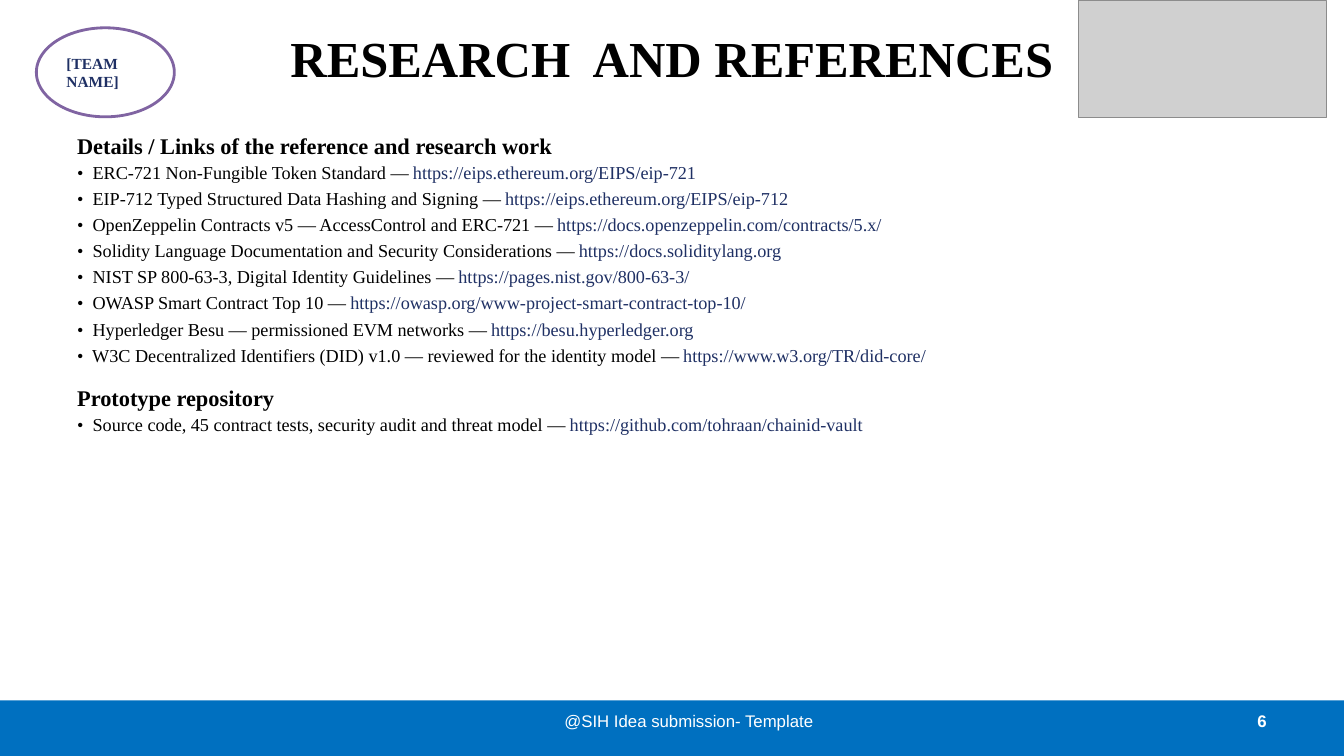
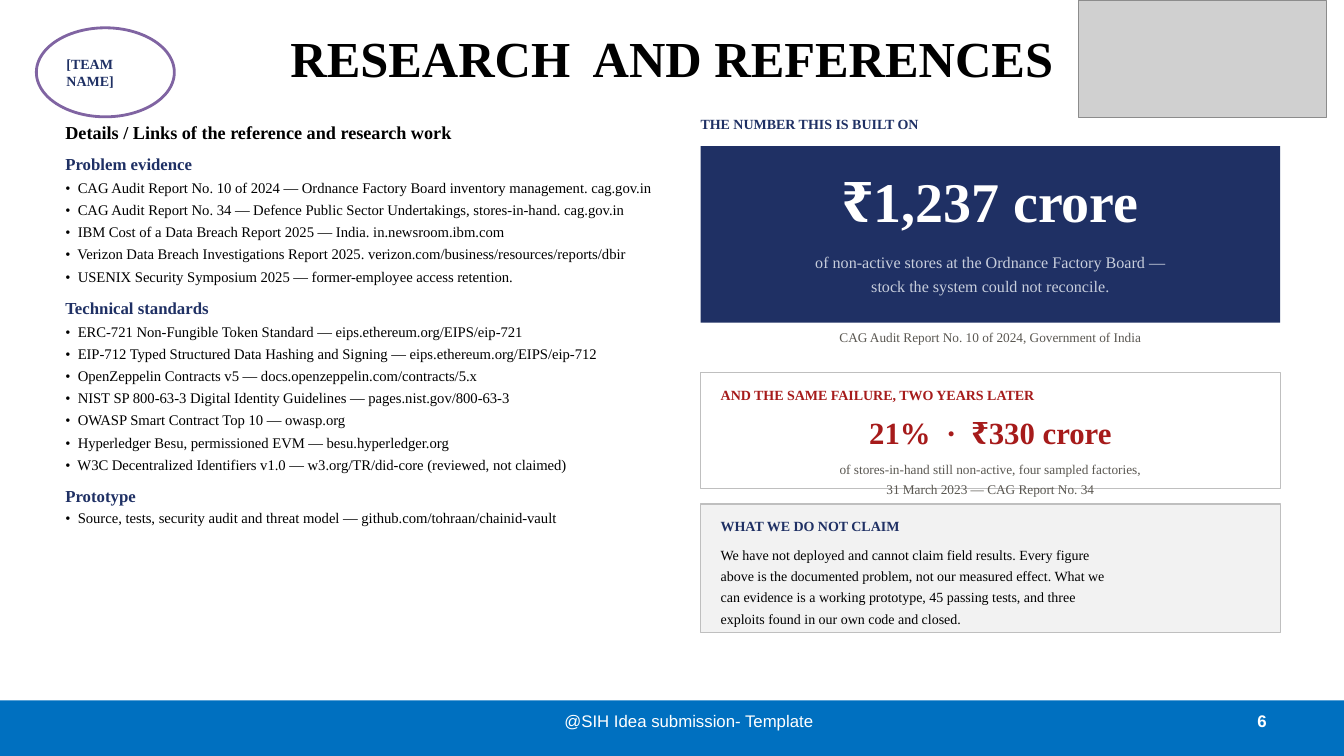
Before and after one commit to tohraan/chainid-vault, a slide deck: slide 6 of docs/SIH2026_ChainIDVault_IdeaPPT.pptx. Drawn at 1344x756 pixels with LibreOffice and Linux fonts; fonts in the diff are those of the drawing; grey boxes stand for pictures. Boxes give left, top, right and bottom in pixels: in the first picture for what was removed or moved away, otherwise in the second. Text is boxed around its words. In the diff, an @@ line names an element or a change of style, - is before the commit and + after.

```diff
--- a/docs/SIH2026_ChainIDVault_IdeaPPT.pptx
+++ b/docs/SIH2026_ChainIDVault_IdeaPPT.pptx
@@ ellipse "[TEAM NAME]" at bbox=[36, 28, 174, 117]: size 11 to 10 pt @@
@@ text "Details / Links of the ...": place and size @@
-text "Details / Links of the ..." at bbox=[77, 138, 926, 435]
+text "Details / Links of the ..." at bbox=[65, 126, 651, 526]
@@ text added at bbox=[701, 119, 919, 129], 10 pt, text #1F3064, bold @@
+THE NUMBER THIS IS BUILT ON
@@ text at bbox=[65, 126, 451, 139]: size 16 to 13 pt in "Details / Links of the reference and ..." @@
@@ rectangle added at bbox=[701, 146, 1280, 323], fill #1F3064 @@
@@ text at bbox=[65, 158, 651, 526]: text changed; size 13 to 10.5 pt @@
-• ERC-721 Non-Fungible Token Standard — https://eips.ethereum.org/EIPS/eip-721
-• EIP-712 Typed Structured Data Hashing and Signing — https://eips.ethereum.org/EIPS/eip-712
-• OpenZeppelin Contracts v5 — AccessControl and ERC-721 — https://docs.openzeppelin.com/contracts/5.x/
-• Solidity Language Documentation and Security Considerations — https://docs.soliditylang.org
-• NIST SP 800-63-3, Digital Identity Guidelines — https://pages.nist.gov/800-63-3/
-• OWASP Smart Contract Top 10 — https://owasp.org/www-project-smart-contract-top-10/
-• Hyperledger Besu — permissioned EVM networks — https://besu.hyperledger.org
-• W3C Decentralized Identifiers (DID) v1.0 — reviewed for the identity model — https://www.w3.org/TR/did-core/
-Prototype repository
-• Source code, 45 contract tests, security audit and threat model — https://github.com/tohraan/chainid-vault
+Problem evidence
+• CAG Audit Report No. 10 of 2024 — Ordnance Factory Board inventory management. cag.gov.in
+• CAG Audit Report No. 34 — Defence Public Sector Undertakings, stores-in-hand. cag.gov.in
+• IBM Cost of a Data Breach Report 2025 — India. in.newsroom.ibm.com
+• Verizon Data Breach Investigations Report 2025. verizon.com/business/resources/reports/dbir
+• USENIX Security Symposium 2025 — former-employee access retention.
+Technical standards
+• ERC-721 Non-Fungible Token Standard — eips.ethereum.org/EIPS/eip-721
+• EIP-712 Typed Structured Data Hashing and Signing — eips.ethereum.org/EIPS/eip-712
+• OpenZeppelin Contracts v5 — docs.openzeppelin.com/contracts/5.x
+• NIST SP 800-63-3 Digital Identity Guidelines — pages.nist.gov/800-63-3
+• OWASP Smart Contract Top 10 — owasp.org
+• Hyperledger Besu, permissioned EVM — besu.hyperledger.org
+• W3C Decentralized Identifiers v1.0 — w3.org/TR/did-core (reviewed, not claimed)
+Prototype
+• Source, tests, security audit and threat model — github.com/tohraan/chainid-vault
@@ text added at bbox=[873, 185, 1138, 231], 40 pt, text #FFFFFF, bold @@
+₹1,237 crore
@@ text added at bbox=[815, 256, 1145, 296], 11.5 pt, text #C8CEDC @@
+of non-active stores at the Ordnance Factory Board —
+stock the system could not reconcile.
@@ text added at bbox=[839, 332, 1141, 345], 9.5 pt, text #5A5751 @@
+CAG Audit Report No. 10 of 2024, Government of India
@@ rectangle added at bbox=[701, 373, 1280, 489], fill #FFFFFF, outline #BFBFBF 0.75 pt @@
@@ text added at bbox=[721, 390, 1034, 402], 10 pt, text #A61B1B, bold @@
+AND THE SAME FAILURE, TWO YEARS LATER
@@ text added at bbox=[869, 423, 1112, 445], 22 pt, text #A61B1B, bold @@
+21% · ₹330 crore
@@ text added at bbox=[840, 464, 1141, 494], 9.5 pt, text #5A5751 @@
+of stores-in-hand still non-active, four sampled factories,
+31 March 2023 — CAG Report No. 34
@@ rectangle added at bbox=[701, 504, 1280, 633], fill #F2F2F2, outline #BFBFBF 0.75 pt @@
@@ text added at bbox=[721, 521, 899, 531], 10 pt, text #1F3064, bold @@
+WHAT WE DO NOT CLAIM
@@ text added at bbox=[721, 550, 1104, 627], 10 pt, text #000000 @@
+We have not deployed and cannot claim field results. Every figure
+above is the documented problem, not our measured effect. What we
+can evidence is a working prototype, 45 passing tests, and three
+exploits found in our own code and closed.
```
Also in this commit, not shown: 5 other slides changed, 1 other file.
